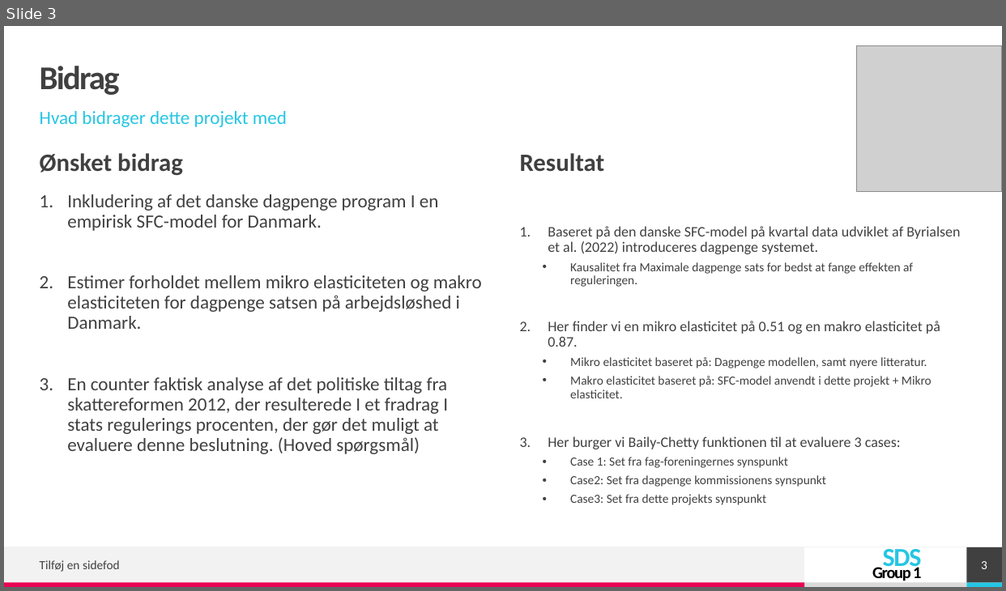
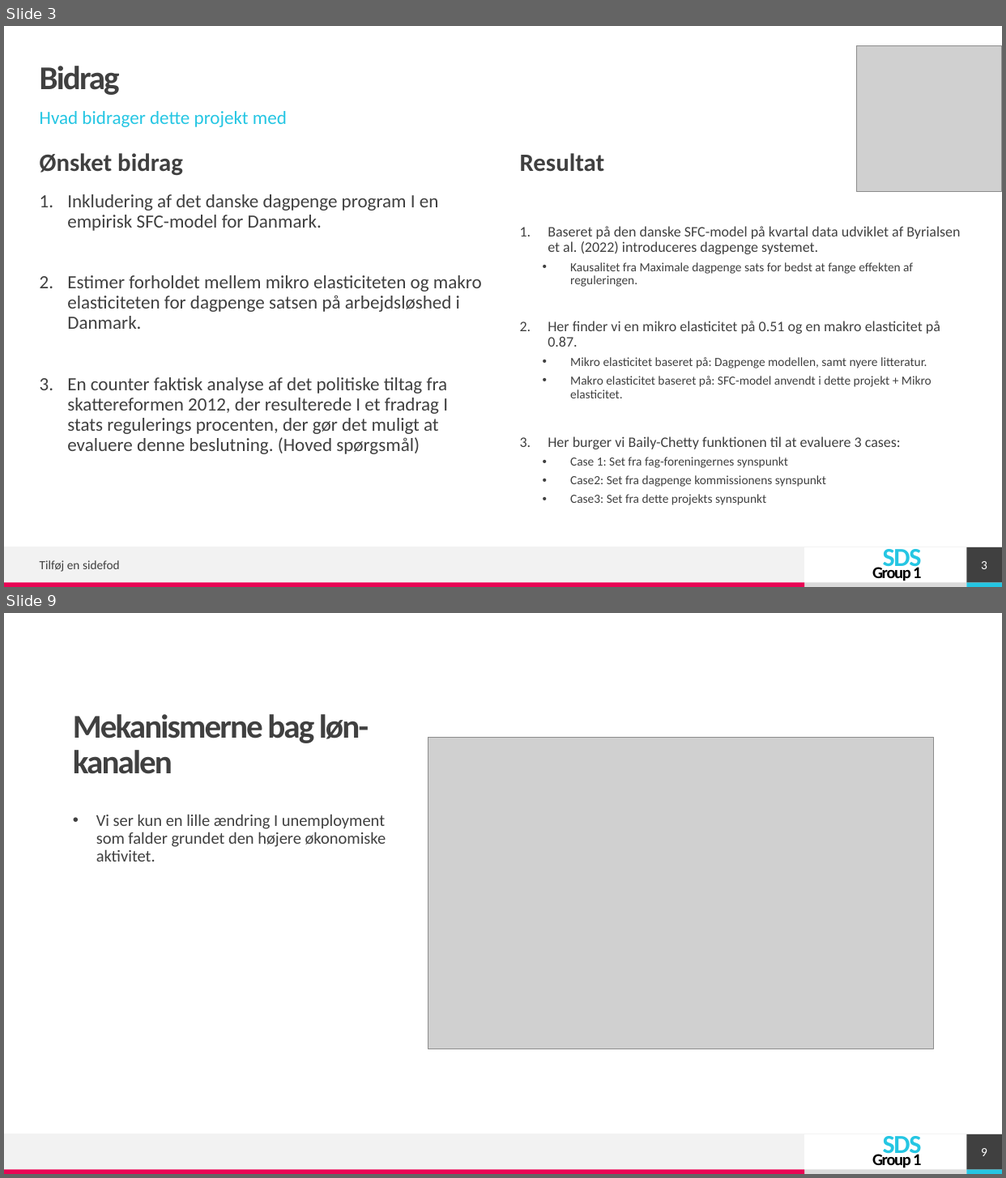
Before and after one commit to simonmig10/komp_r, a slide deck: PP-Eksamen.pptx. Shown one above the other, each under a label of ours: slide 3 before the commit, slides 3 and 9 after it; the slides between them are not shown. The pictures are 1006x591 and 1006x1178 pixels, drawn with LibreOffice and Linux fonts; fonts in the diff are those of the drawing; grey boxes stand for pictures. Boxes give left, top, right and bottom in pixels: in the first picture for what was removed or moved away, otherwise in the second. Text is boxed around its words. In the diff, an @@ line names an element or a change of style, - is before the commit and + after.

```diff
--- a/PP-Eksamen.pptx
+++ b/PP-Eksamen.pptx
@@ slide 9 added at (4,613,1002,1174), background #FFFFFF; not listed: 6 template elements that a slide beside it also shows @@
@@ title added at (73,714,368,774), 32 pt, text #404040, bold @@
+Mekanismerne bag løn-kanalen
@@ picture added at (428,737,934,1050) @@
@@ text added at (96,814,386,862), 16 pt, text #404040 @@
+• Vi ser kun en lille ændring I unemployment som falder grundet den højere økonomiske aktivitet.
@@ page number added at (967,1135,1002,1170), fill #404040, 12 pt, text #FFFFFF @@
+9
```
Also in this commit, not shown: 4 slides changed, 2 other slides added, 2 slides removed.
